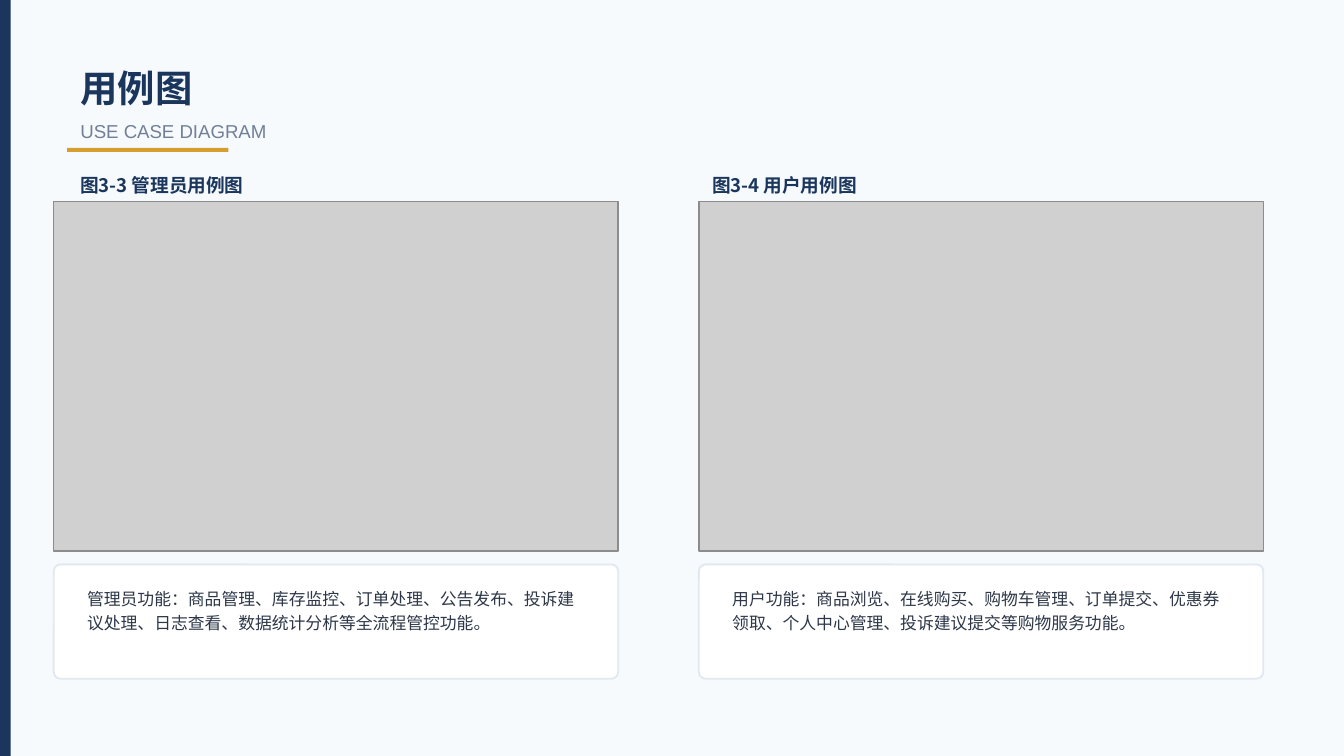
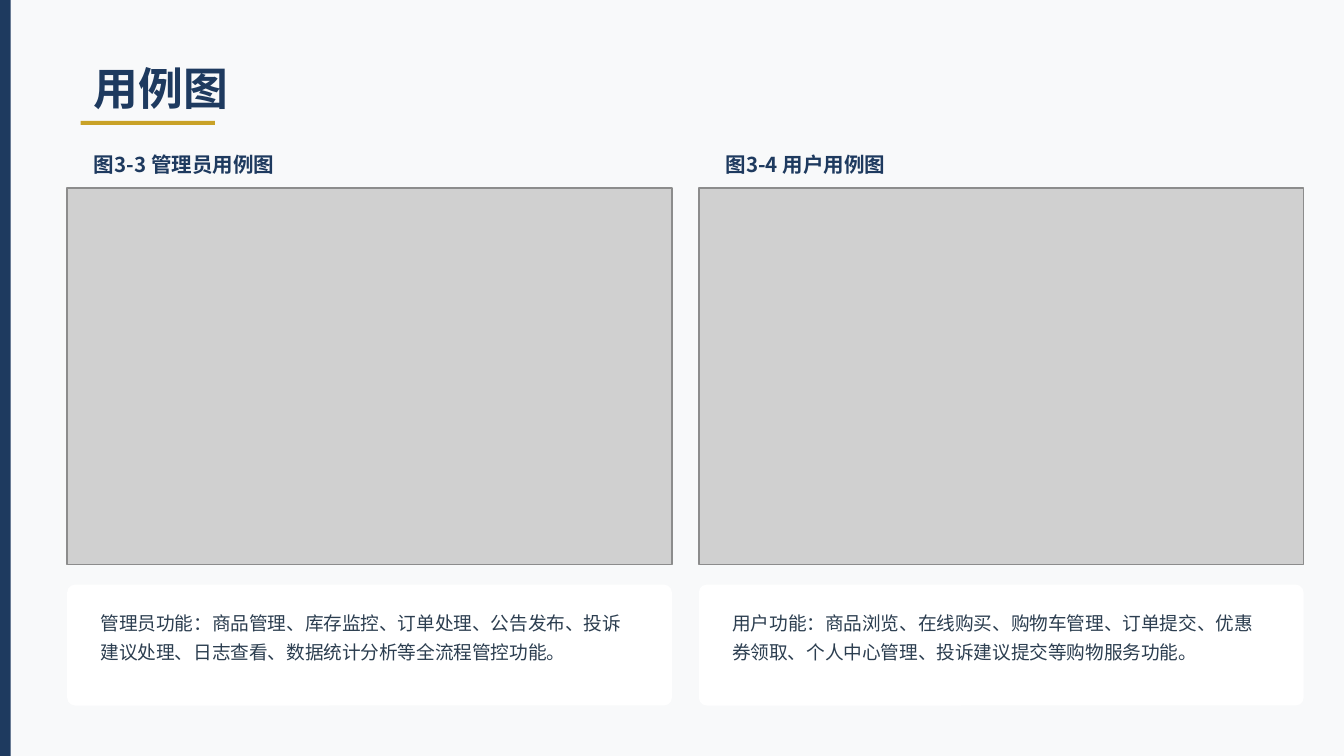
Before and after one commit to lvolk555/Trea--warehouse-, a slide deck: slide 11 of 生鲜超市综合管理系统_毕业答辩PPT.pptx. Drawn at 1344x756 pixels with LibreOffice and Linux fonts; fonts in the diff are those of the drawing; grey boxes stand for pictures. Boxes give left, top, right and bottom in pixels: in the first picture for what was removed or moved away, otherwise in the second. Text is boxed around its words. In the diff, an @@ line names an element or a change of style, - is before the commit and + after.

```diff
--- a/生鲜超市综合管理系统_毕业答辩PPT.pptx
+++ b/生鲜超市综合管理系统_毕业答辩PPT.pptx
@@ background #F7FAFC to #F8F9FA @@
@@ text "用例图": place and size @@
-text "用例图" at box(80, 70, 192, 106)
+text "用例图" at box(94, 67, 228, 109)
@@ text "用例图" at box(94, 67, 228, 109): size 20 to 24 pt, text colour #1A365D to #1E3A5F @@
@@ text removed at box(80, 125, 267, 138) @@
-USE CASE DIAGRAM
@@ text "图3-3 管理员用例图": place and size @@
-text "图3-3 管理员用例图" at box(80, 176, 244, 194)
+text "图3-3 管理员用例图" at box(94, 154, 274, 174)
@@ text "图3-3 管理员用例图" at box(94, 154, 274, 174): size 10 to 11 pt, text colour #1A365D to #1E3A5F @@
@@ rectangle: place and size @@
-rectangle at box(67, 148, 228, 152)
+rectangle at box(81, 121, 215, 125)
@@ rectangle at box(81, 121, 215, 125): fill #D69E2E to #C9A227 @@
@@ text "图3-4 用户用例图": place and size @@
-text "图3-4 用户用例图" at box(712, 176, 857, 194)
+text "图3-4 用户用例图" at box(725, 154, 886, 174)
@@ text "图3-4 用户用例图" at box(725, 154, 886, 174): size 10 to 11 pt, text colour #1A365D to #1E3A5F @@
@@ picture: place and size @@
-picture at box(54, 202, 618, 551)
+picture at box(67, 188, 672, 564)
@@ picture: place and size @@
-picture at box(699, 202, 1263, 551)
+picture at box(699, 188, 1304, 564)
@@ rounded rectangle at box(67, 585, 672, 706): outline #E2E8F0 1 pt to none; proportions changed @@
@@ rounded rectangle: place and size @@
-rounded rectangle at box(54, 564, 618, 679)
+rounded rectangle at box(67, 585, 672, 706)
@@ text "管理员功能：商品管理、库存监控、订单处理、公告发布、投诉建议处理、日志查看、数据统计分析等全流程管控功能。" at box(101, 614, 622, 661): size 9 to 10 pt, text colour #2D3748 to #2C3E50; line spacing 1.2 to 1.3 @@
@@ text "管理员功能：商品管理、库存监控、订单处理、公告发布、投诉建议处理、日志查看、数据统计分析等全流程管控功能。": place and size @@
-text "管理员功能：商品管理、库存监控、订单处理、公告发布、投诉建议处理、日志查看、数据统计分析等全流程管控功能。" at box(87, 591, 574, 631)
+text "管理员功能：商品管理、库存监控、订单处理、公告发布、投诉建议处理、日志查看、数据统计分析等全流程管控功能。" at box(101, 614, 622, 661)
@@ rounded rectangle: place and size @@
-rounded rectangle at box(699, 564, 1263, 679)
+rounded rectangle at box(699, 585, 1304, 706)
@@ rounded rectangle at box(699, 585, 1304, 706): outline #E2E8F0 1 pt to none; proportions changed @@
@@ text "用户功能：商品浏览、在线购买、购物车管理、订单提交、优惠券领取、个人中心管理、投诉建议提交等购物服务功能。": place and size @@
-text "用户功能：商品浏览、在线购买、购物车管理、订单提交、优惠券领取、个人中心管理、投诉建议提交等购物服务功能。" at box(732, 591, 1219, 631)
+text "用户功能：商品浏览、在线购买、购物车管理、订单提交、优惠券领取、个人中心管理、投诉建议提交等购物服务功能。" at box(732, 614, 1253, 661)
@@ text "用户功能：商品浏览、在线购买、购物车管理、订单提交、优惠券领取、个人中心管理、投诉建议提交等购物服务功能。" at box(732, 614, 1253, 661): size 9 to 10 pt, text colour #2D3748 to #2C3E50; line spacing 1.2 to 1.3 @@
```
Also in this commit, not shown: 15 other slides changed, 6 slides added, 6 slides removed.
